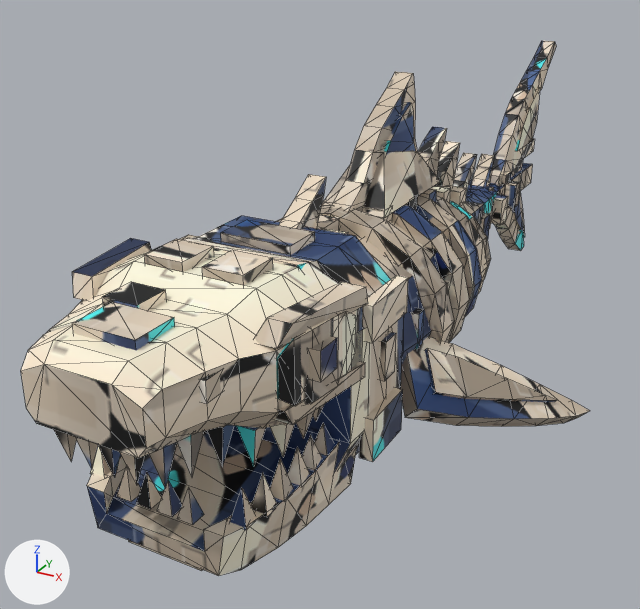
What one commit did to the FBX model assets/SkeletalShark/fbx/SkeletalShark_Run.fbx.
Both versions are drawn from a 50 mm camera at (0.0505, -0.1208, 0.0668) aimed at (-0.0096, -0.0116, 0.0122). Lighting does not change. The marker at lower left points along +X, +Y and +Z. The older version comes first. Mesh edges are drawn as thin lines. Where no turn or scale is listed for an object, it has been applied to the vertices.

Objects in the first picture: 'SkeletalShark'.
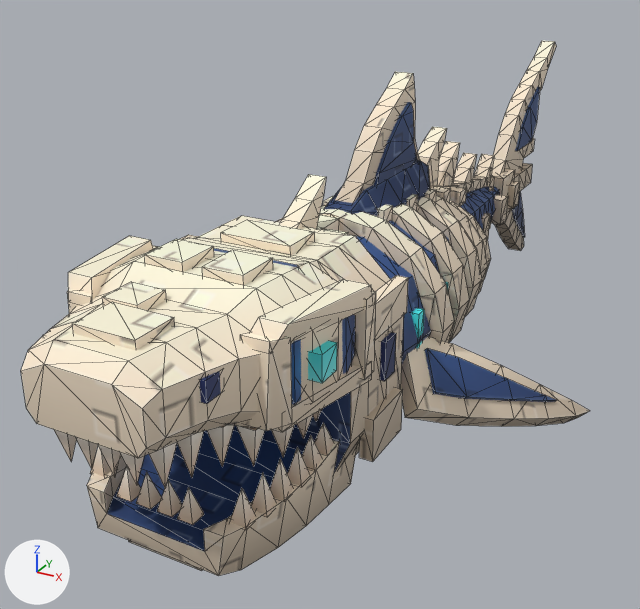
Changed parts and their boxes (x1, y1, x2, y2) in the pictures (640 x 609 px; the box of a moved part takes in the faces that stretch with it):
part 1 of me_skeletalshark, added
    after: (353, 291, 376, 380)
part 2 of me_skeletalshark, added (cyan)
    after: (308, 341, 337, 383)
part 3 of me_skeletalshark, added
    after: (491, 169, 515, 212)
part 4 of me_skeletalshark, rebuilt
    before: (255, 282, 368, 349)
    after: (249, 279, 372, 344)
part 5 of me_skeletalshark, rebuilt
    before: (72, 238, 152, 301)
    after: (68, 236, 153, 300)
part 6 of me_skeletalshark, rebuilt
    before: (275, 361, 365, 425)
    after: (273, 365, 372, 432)
part 7 of me_skeletalshark, added (blue)
    after: (324, 160, 430, 216)
part 8 of me_skeletalshark, deleted
    before: (309, 336, 337, 382)
part 9 of me_skeletalshark, moved or reshaped
    before: (321, 150, 489, 217)
    after: (355, 154, 497, 200)
part 10 of me_skeletalshark, added
    after: (67, 288, 292, 431)
part 11 of me_skeletalshark, surface changed
    both: (30, 41, 588, 576)

The change in detail:
me_skeletalshark is used by ob_skeletalshark; location (0.0, 0.0, 0.0).
me_skeletalshark had 1622 vertices, 2838 faces and spanned x -0.0317..0.0317, y -0.072..0.0708, z 0.0003..0.0468.
me_skeletalshark now has 1726 vertices, 3026 faces and spans x -0.0317..0.0317, y -0.072..0.0708, z 0.0003..0.0468.
me_skeletalshark part 1: a new loose piece, a box spanning x 0.0123..0.0154, y -0.0476..-0.0453, z 0.0228..0.0318, in mat_m_skeletalshark.
me_skeletalshark part 2: a new loose piece, a box spanning x 0.0126..0.0148, y -0.0556..-0.0526, z 0.0261..0.0291, in mat_m_skeletalshark.
me_skeletalshark part 3: a new loose piece, a box spanning x -0.0028..0.0028, y 0.0366..0.0438, z 0.0141..0.0219, in mat_m_skeletalshark.
me_skeletalshark part 4: the loose piece of 8 vertices spanning x 0.0095..0.015, y -0.0594..-0.0462, z 0.0307..0.033 is rebuilt with 8 vertices and now spans x 0.0089..0.0154, y -0.0603..-0.0459, z 0.0306..0.0331.
me_skeletalshark part 5: the loose piece of 8 vertices spanning x -0.015..-0.0095, y -0.0594..-0.0462, z 0.0307..0.033 is rebuilt with 8 vertices and now spans x -0.0154..-0.0089, y -0.0603..-0.0459, z 0.0306..0.0331.
me_skeletalshark part 6: the loose piece of 8 vertices spanning x 0.01..0.0148, y -0.0588..-0.0462, z 0.0223..0.024 is rebuilt with 8 vertices and now spans x 0.0095..0.0154, y -0.0594..-0.0459, z 0.022..0.0241.
me_skeletalshark part 7: a new loose piece of 36 vertices spanning x -0.0041..0.0041, y -0.0243..0.0012, z 0.027..0.0339, in mat_m_skeletalshark.
me_skeletalshark part 8: the loose piece of 8 vertices spanning x 0.0132..0.0146, y -0.0555..-0.0522, z 0.0261..0.0294 is deleted.
me_skeletalshark part 9: 19 vertices moved from x -0.0015..0.0015, y 0.0009..0.0462, z 0.0138..0.03 to x -0.0015..0.0015, y 0.0009..0.0468, z 0.0162..0.0245; 29 vertices removed from x -0.0048..0.0048, y -0.0264..0.0462, z 0.0167..0.0378; 57 vertices added at x -0.0019..0.0019, y -0.0264..0.051, z 0.0167..0.0282.
me_skeletalshark part 10: 16 vertices added at x -0.0133..0.0133, y -0.0609..-0.0586, z 0.0228..0.0318.
me_skeletalshark part 11: 2557 kept faces spanning x -0.0317..0.0317, y -0.072..0.0708, z 0.0003..0.0468 get new texture (UV) coordinates.
Other edits to the shape of me_skeletalshark do not show in these pictures.
